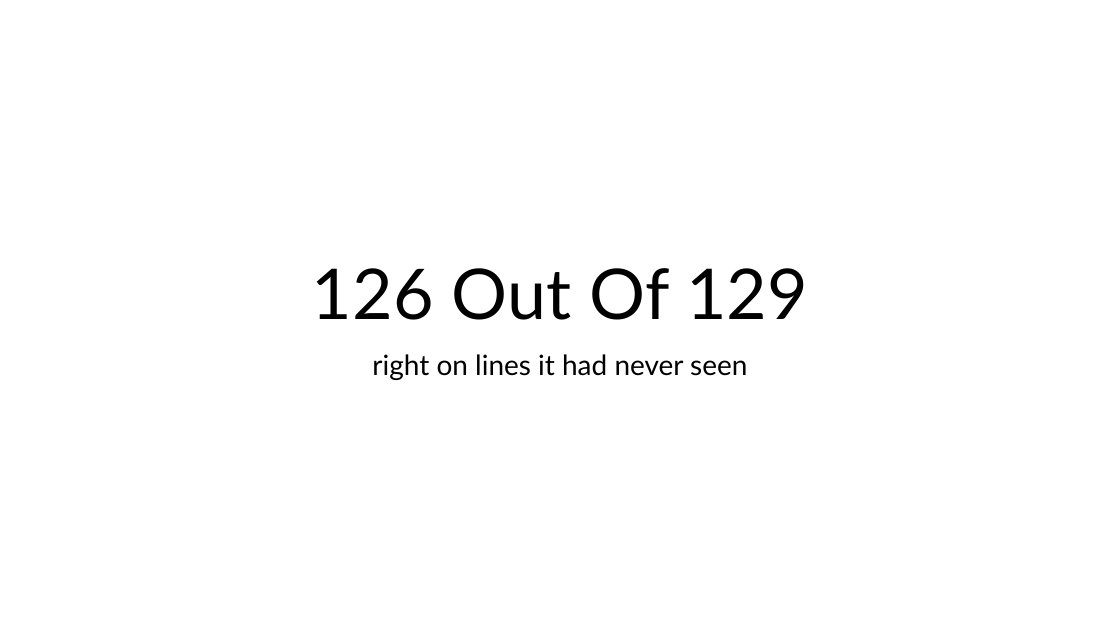
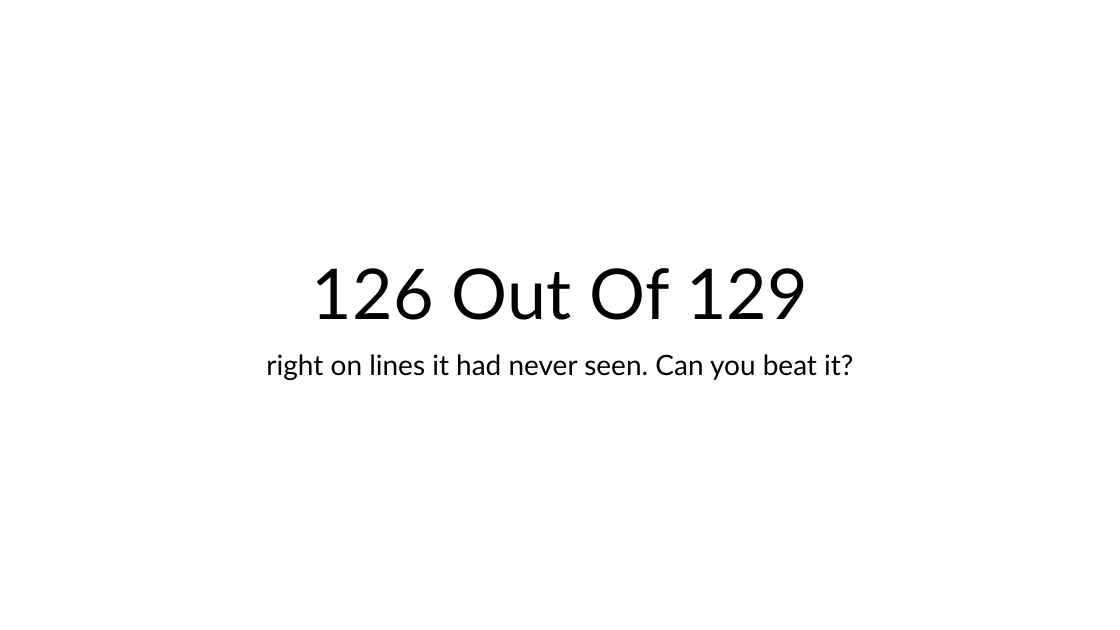
Before and after one commit to IslamTayeb/tzu-vs-taylor, a slide deck: slide 19 of slides/tzu_vs_taylor_lecture.pptx (slide 17 before the commit). Drawn at 1120x630 pixels with LibreOffice and Linux fonts; fonts in the diff are those of the drawing. Boxes give left, top, right and bottom in pixels: in the first picture for what was removed or moved away, otherwise in the second. Text is boxed around its words. In the diff, an @@ line names an element or a change of style, - is before the commit and + after.

```diff
--- a/slides/tzu_vs_taylor_lecture.pptx
+++ b/slides/tzu_vs_taylor_lecture.pptx
@@ subtitle at [266, 354, 853, 380]: text changed @@
-right on lines it had never seen
+right on lines it had never seen. Can you beat it?
```
Also in this commit, not shown: 4 other slides changed, 5 slides added, 4 slides removed, 26 other files.
